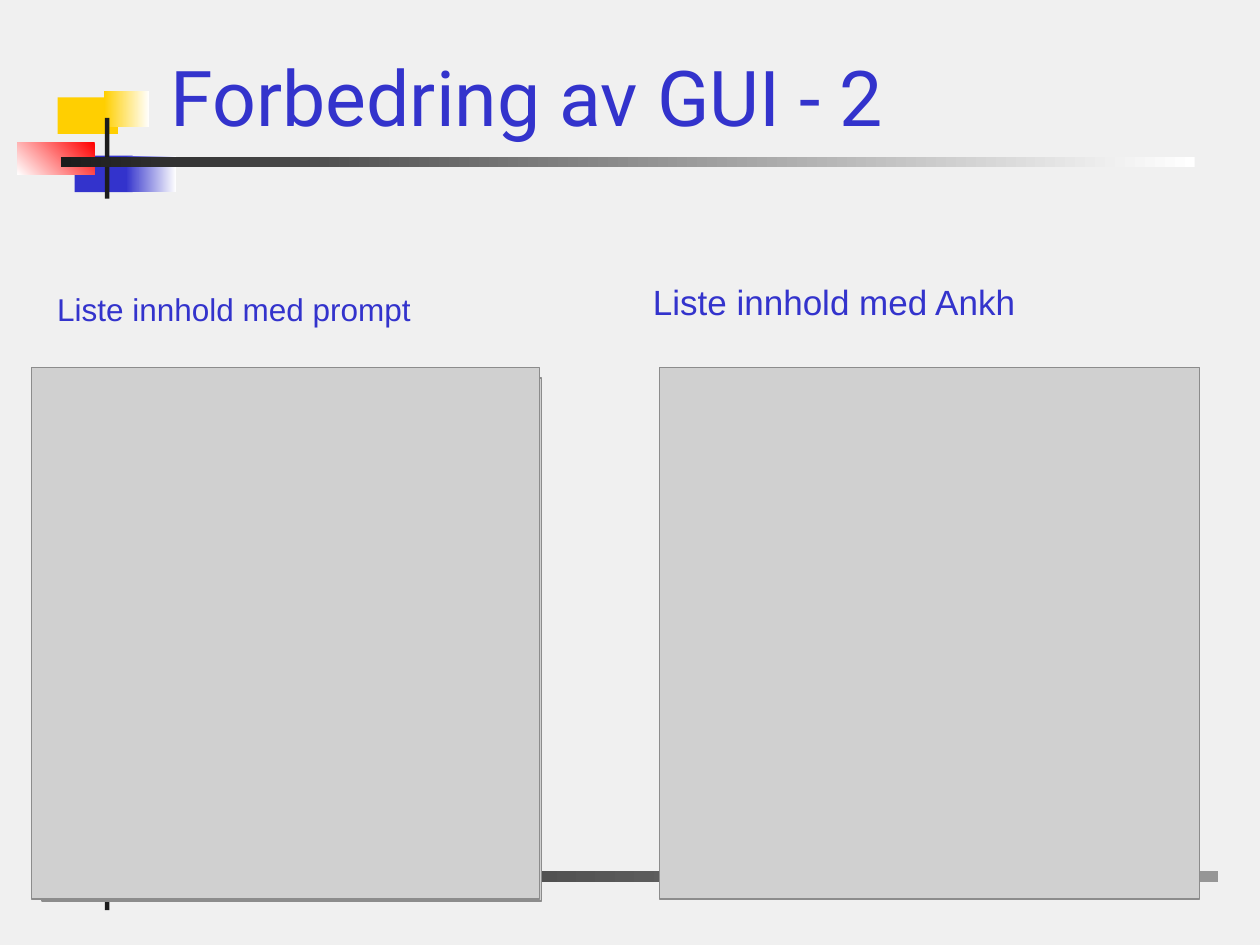
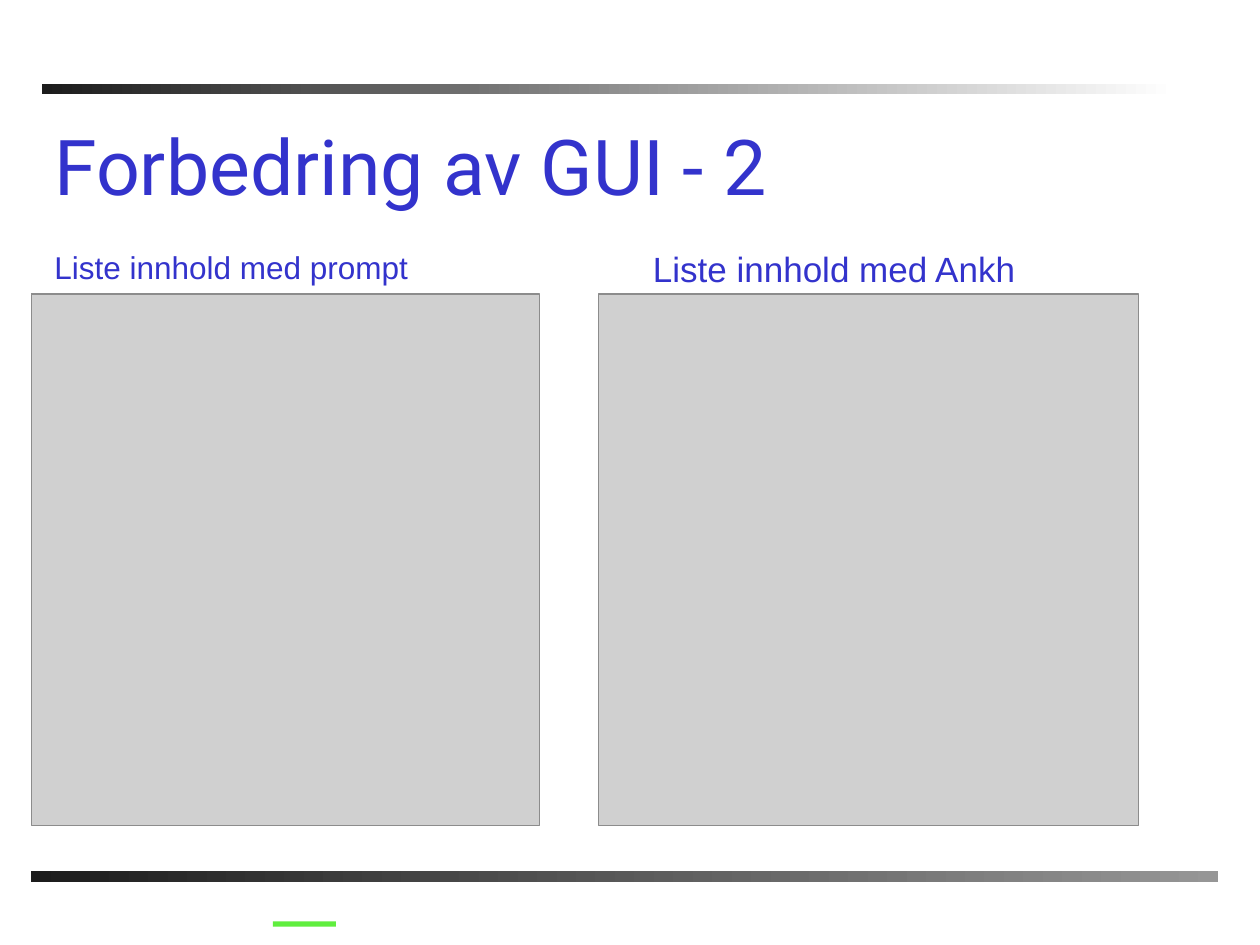
Before and after one commit to AnkhSVN/AnkhSVN, a slide deck: slide 11 of doc/powerpoint/Subversion_addin_for_VS.NET.ppt (slide 13 before the commit). Drawn at 1260x945 pixels with LibreOffice and Linux fonts; fonts in the diff are those of the drawing; grey boxes stand for pictures; background and template pictures are left out. Boxes give left, top, right and bottom in pixels: in the first picture for what was removed or moved away, otherwise in the second. Text is boxed around its words. In the diff, an @@ line names an element or a change of style, - is before the commit and + after.

```diff
--- a/doc/powerpoint/Subversion_addin_for_VS.NET.ppt
+++ b/doc/powerpoint/Subversion_addin_for_VS.NET.ppt
@@ background #F0F0F0 to #FFFFFF @@
@@ rectangle moved from (x1=60, y1=158, x2=1194, y2=168) to (x1=42, y1=84, x2=1176, y2=94) @@
@@ title "Forbedring av GUI - 2" moved from (x1=171, y1=68, x2=883, y2=142) to (x1=54, y1=137, x2=766, y2=211) @@
@@ rectangle removed at (x1=58, y1=97, x2=118, y2=134) @@
@@ rectangle removed at (x1=105, y1=91, x2=150, y2=127) @@
@@ rectangle removed at (x1=105, y1=118, x2=108, y2=199) @@
@@ rectangle removed at (x1=18, y1=142, x2=94, y2=175) @@
@@ rectangle removed at (x1=74, y1=155, x2=132, y2=192) @@
@@ rectangle removed at (x1=126, y1=155, x2=176, y2=192) @@
@@ text "Liste innhold med prompt" moved from (x1=57, y1=298, x2=411, y2=327) to (x1=54, y1=256, x2=408, y2=285) @@
@@ text "Liste innhold med Ankh" moved from (x1=653, y1=289, x2=1015, y2=316) to (x1=653, y1=256, x2=1015, y2=283) @@
@@ picture moved from (x1=32, y1=368, x2=539, y2=900) to (x1=32, y1=294, x2=539, y2=825) @@
@@ picture moved from (x1=42, y1=378, x2=541, y2=901) to (x1=32, y1=294, x2=532, y2=816) @@
@@ picture moved from (x1=660, y1=368, x2=1201, y2=900) to (x1=598, y1=294, x2=1139, y2=825) @@
@@ rectangle removed at (x1=105, y1=829, x2=108, y2=910) @@
@@ line added from (273, 924) to (336, 924), #60EE3E 3 pt @@
```
Also in this commit, not shown: 22 other slides changed, 1 slide added, 1 slide removed.
